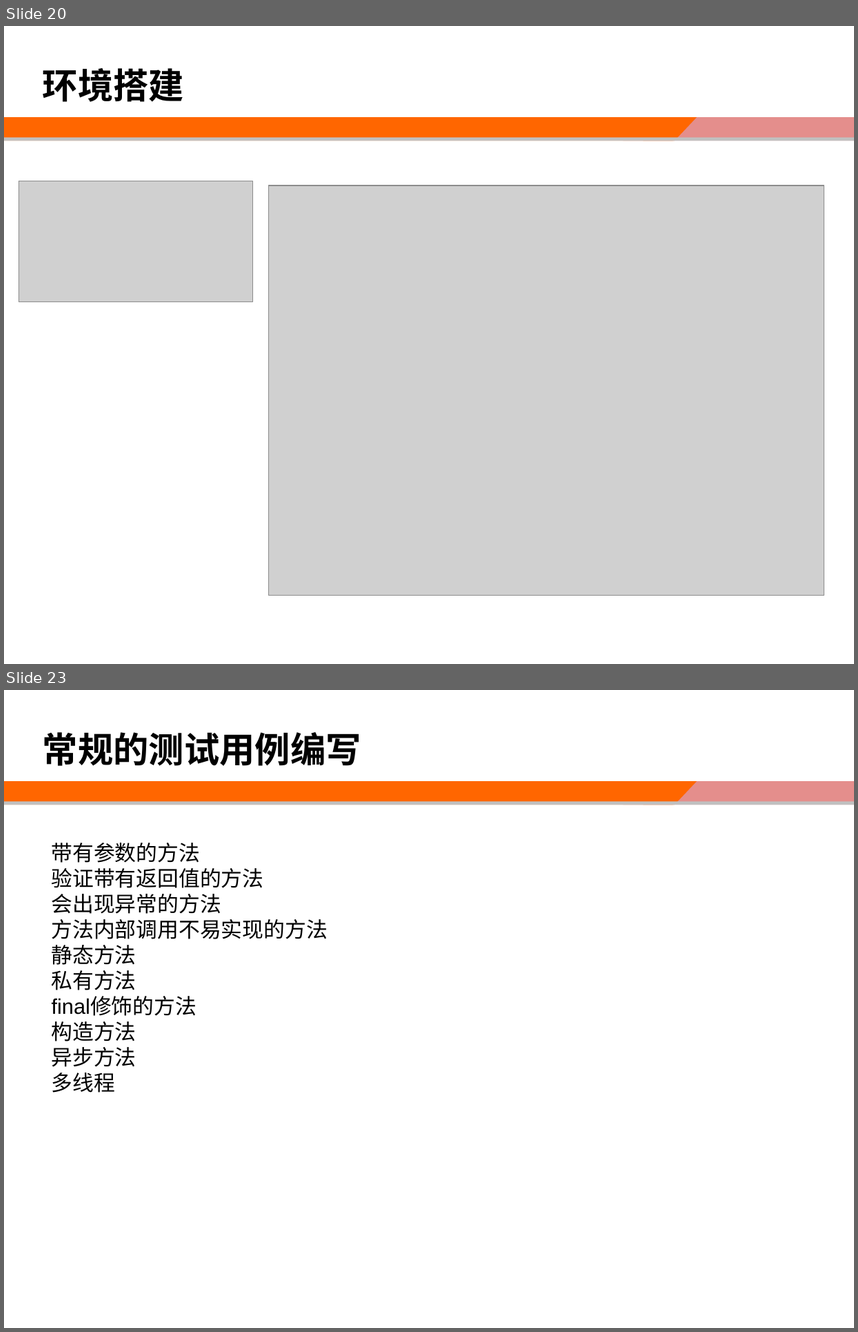
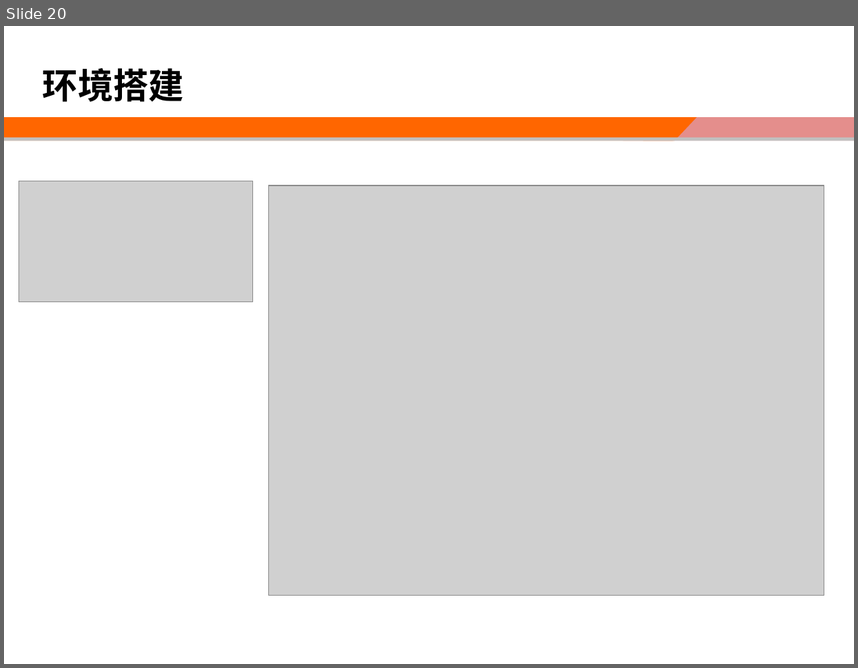
Before and after one commit to zhaosw/doc, a slide deck: 单元测试教程.ppt. Shown one above the other, each under a label of ours: slides 20 and 23 before the commit, slide 20 after it; the slides between them are not shown. The pictures are 858x1332 and 858x668 pixels, drawn with LibreOffice and Linux fonts; fonts in the diff are those of the drawing; grey boxes stand for pictures; background and template pictures are left out. Boxes give left, top, right and bottom in pixels: in the first picture for what was removed or moved away, otherwise in the second. Text is boxed around its words. In the diff, an @@ line names an element or a change of style, - is before the commit and + after.

```diff
--- a/单元测试教程.ppt
+++ b/单元测试教程.ppt
@@ slide 23 removed at <box>4,690,854,1328</box>, background #FFFFFF; not listed: 4 template elements that a slide beside it also shows @@
@@ text removed at <box>43,732,361,766</box> @@
-常规的测试用例编写
@@ text removed at <box>52,842,328,1092</box> @@
-带有参数的方法
-验证带有返回值的方法
-会出现异常的方法
-方法内部调用不易实现的方法
-静态方法
-私有方法
-final修饰的方法
-构造方法
-异步方法
-多线程
```
Also in this commit, not shown: 7 slides changed, 12 slides added, 1 other slide removed.
